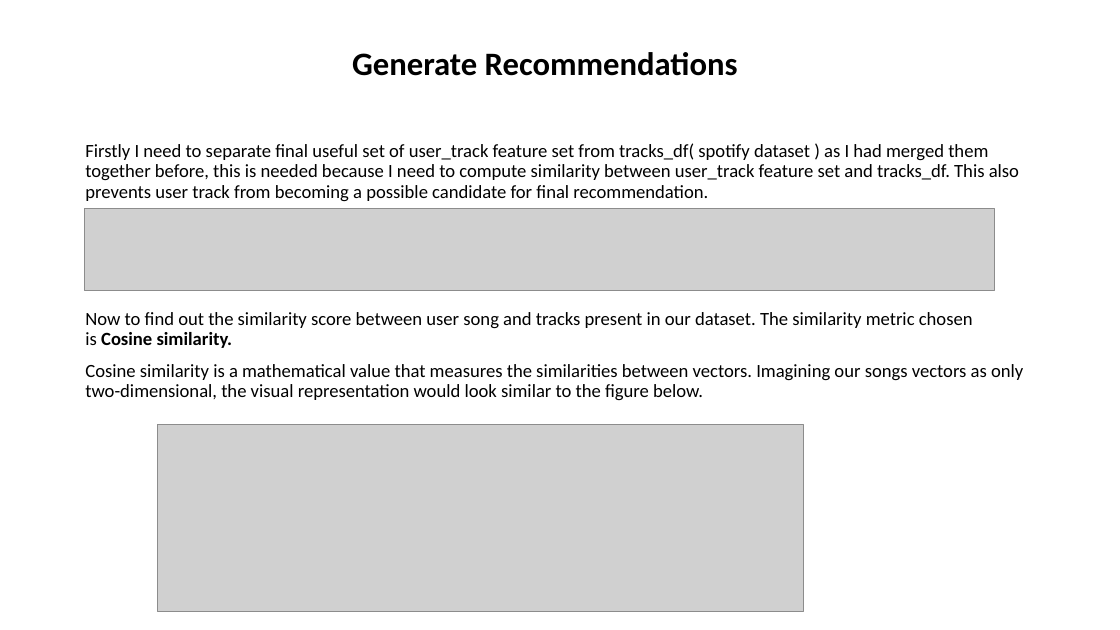
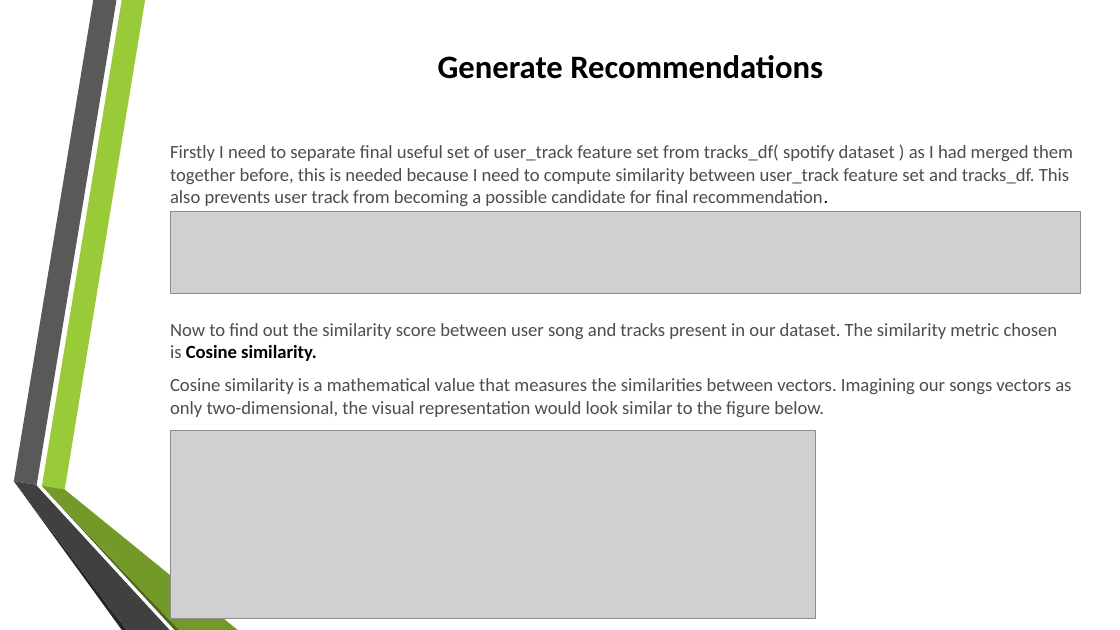
Before and after one commit to singharsh10/Music_Recommendation_System, a slide deck: slide 12 of Music_Recommendation_System.pptx. Drawn at 1120x630 pixels with LibreOffice and Linux fonts; fonts in the diff are those of the drawing; grey boxes stand for pictures; background and template pictures are left out. Boxes give left, top, right and bottom in pixels: in the first picture for what was removed or moved away, otherwise in the second. Text is boxed around its words. In the diff, an @@ line names an element or a change of style, - is before the commit and + after.

```diff
--- a/Music_Recommendation_System.pptx
+++ b/Music_Recommendation_System.pptx
@@ title "Generate Recommendations" at box(438, 55, 823, 79): alignment left to centre; line spacing 0.9 to 1 @@
@@ text "Firstly I need to separate ...": place and size @@
-text "Firstly I need to separate ..." at box(85, 143, 1023, 400)
+text "Firstly I need to separate ..." at box(170, 144, 1073, 417)
@@ text "Firstly I need to separate ..." at box(170, 144, 1073, 417): text colour #000000 to #4D4D4D; line spacing 0.9 to 1; vertical alignment top to middle @@
@@ picture: place and size @@
-picture at box(85, 208, 995, 291)
+picture at box(171, 212, 1081, 294)
@@ picture: place and size @@
-picture at box(158, 424, 803, 612)
+picture at box(171, 430, 816, 618)
@@ group added at box(13, 0, 238, 630): 6 freeform shapes @@
```
Also in this commit, not shown: 14 other slides changed, 1 slide added, 1 slide removed.
